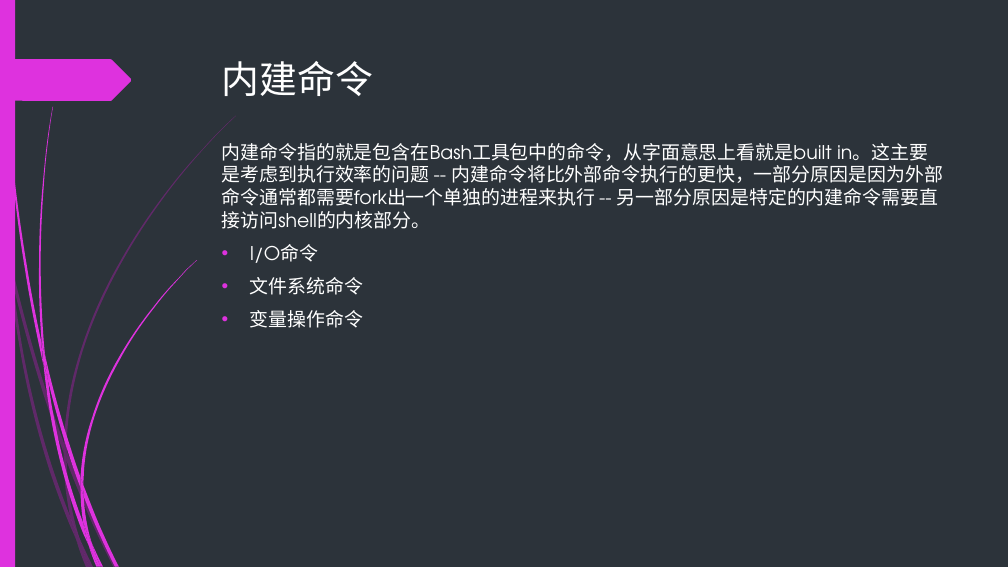
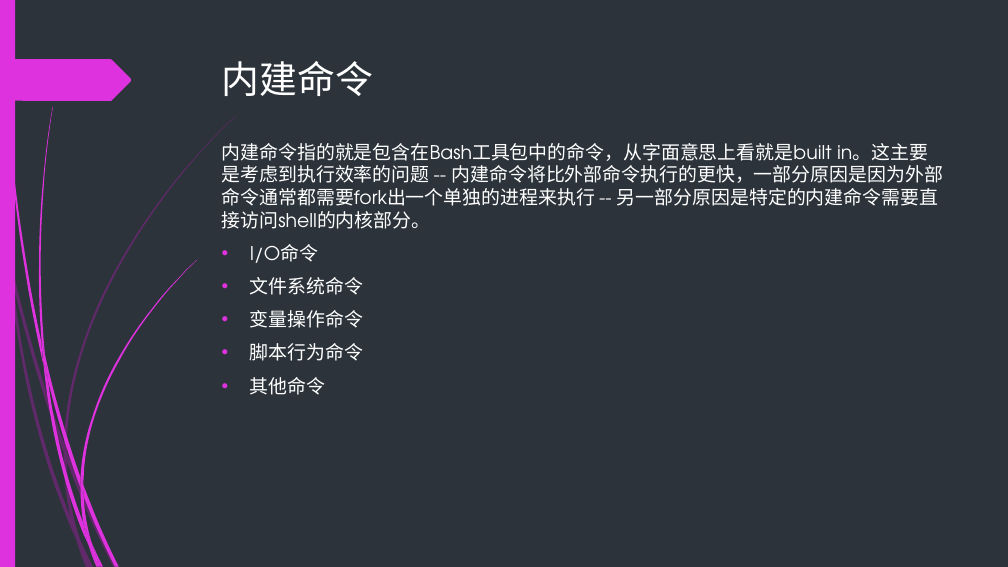
Before and after one commit to backup-ci/abs-train, a slide deck: slide 61 of Bash-scripting-guid.pptx. Drawn at 1008x567 pixels with LibreOffice and Linux fonts; fonts in the diff are those of the drawing. Boxes give left, top, right and bottom in pixels: in the first picture for what was removed or moved away, otherwise in the second. Text is boxed around its words. In the diff, an @@ line names an element or a change of style, - is before the commit and + after.

```diff
--- a/Bash-scripting-guid.pptx
+++ b/Bash-scripting-guid.pptx
@@ text at (x1=250, y1=343, x2=363, y2=395): paragraphs added @@
+• 脚本行为命令
+• 其他命令
```
Also in this commit, not shown: 3 slides added, 7 other files.
